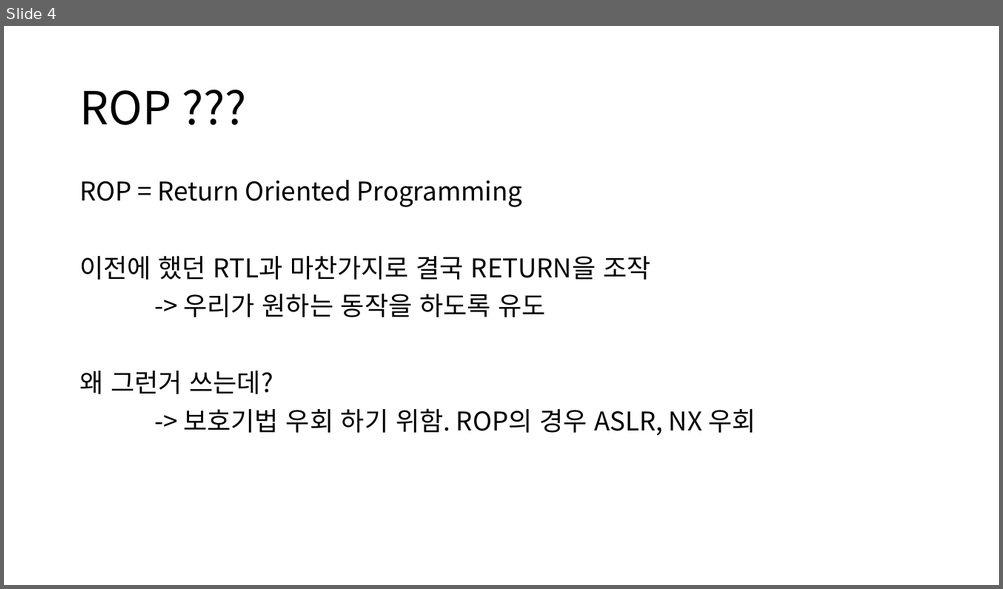
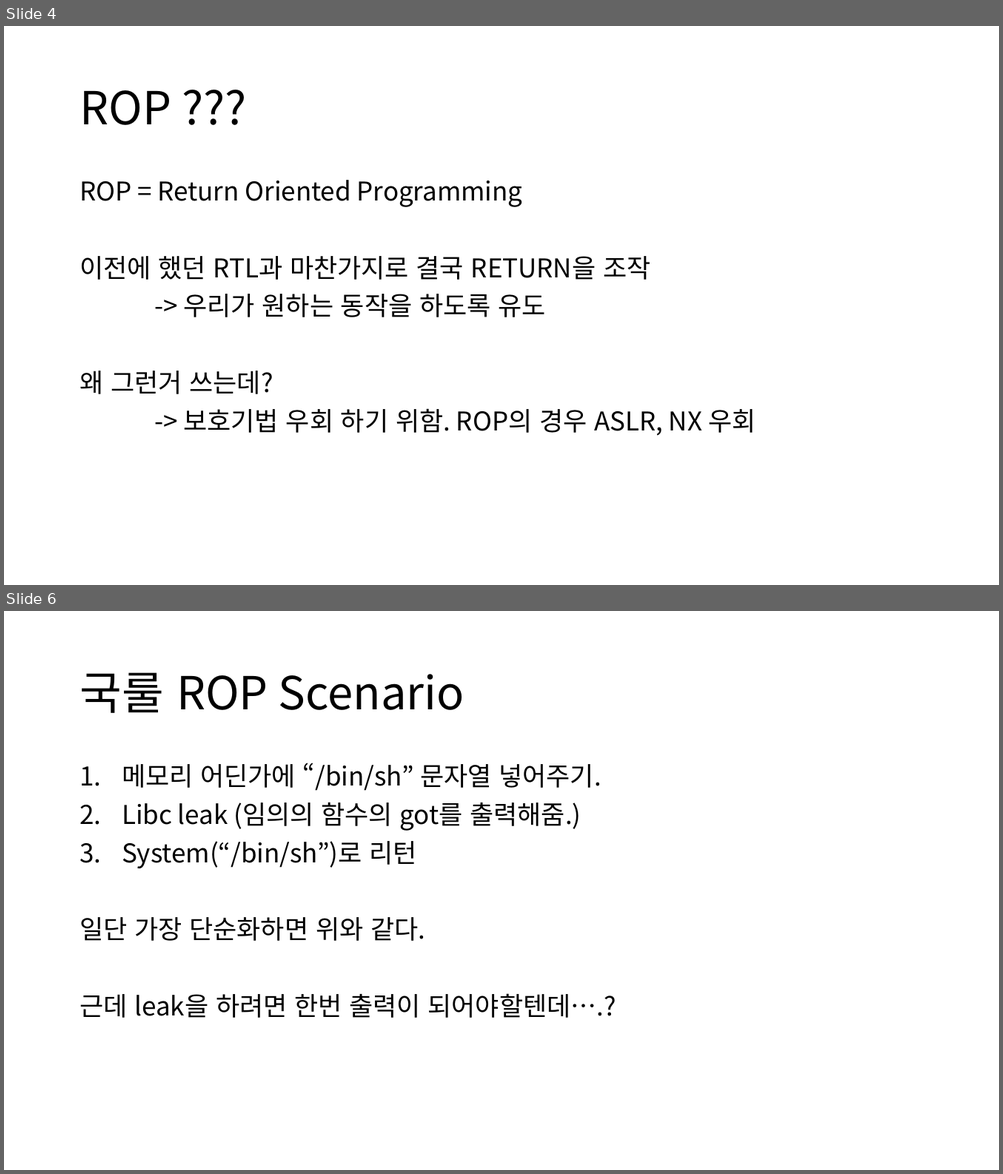
Before and after one commit to more-kohii/Cykor_seminar, a slide deck: ROP_FSB.pptx. Shown one above the other, each under a label of ours: slide 4 before the commit, slides 4 and 6 after it; the slides between them are not shown. The pictures are 1003x589 and 1003x1174 pixels, drawn with LibreOffice and Linux fonts; fonts in the diff are those of the drawing. Boxes give left, top, right and bottom in pixels: in the first picture for what was removed or moved away, otherwise in the second. Text is boxed around its words. In the diff, an @@ line names an element or a change of style, - is before the commit and + after.

```diff
--- a/ROP_FSB.pptx
+++ b/ROP_FSB.pptx
@@ slide 6 added at <box>4,611,999,1170</box>, background #FFFFFF @@
@@ title added at <box>79,672,464,713</box>, 44 pt, text #000000 @@
+국룰 ROP Scenario
@@ text added at <box>79,763,616,1018</box>, 25 pt, text #000000 @@
+1. 메모리 어딘가에 “/bin/sh” 문자열 넣어주기.
+2. Libc leak (임의의 함수의 got를 출력해줌.)
+3. System(“/bin/sh”)로 리턴
+일단 가장 단순화하면 위와 같다.
+근데 leak을 하려면 한번 출력이 되어야할텐데….?
```
Also in this commit, not shown: 2 slides changed, 21 other slides added, 2 slides removed.
